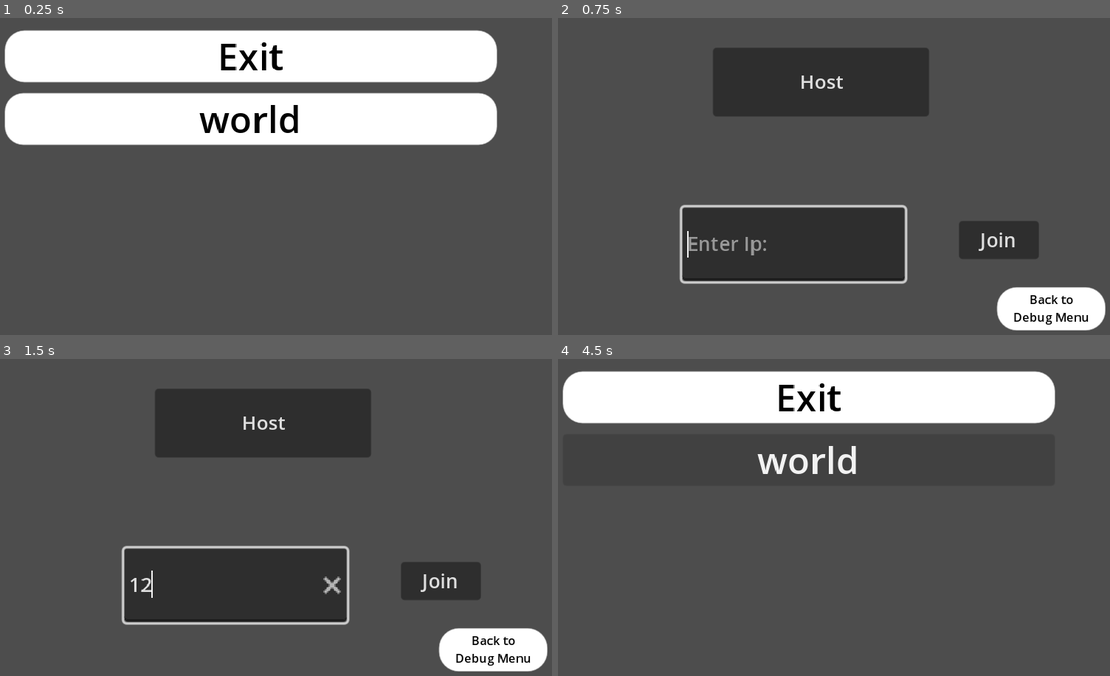
Above: before the commit, frames 1-4 (two rows, left to right).
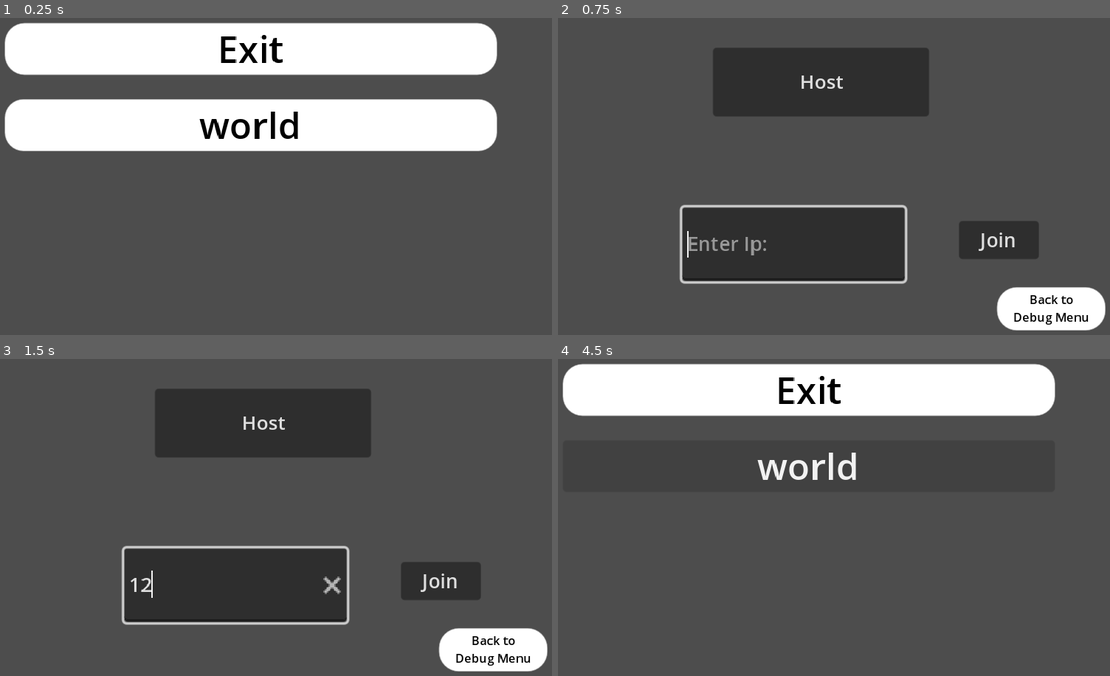
Above: after the commit, the same moments.

Repository: CodingMan275/gunslinger
Game: Godot game, scene res://debug_screen/debug_menu.tscn
Two runs of this game, one before a commit and one after it. Both use one fixed random seed, a clock stepped at 60 frames per second and the inputs below. The engine's default icon, where the game draws it, is replaced by a stand-in: a white triangle on a blue panel in a dark square.
Inputs (mouse positions are in pixels of both pictures, inside the frame that each line leads up to):
- Up to frame 1 (0.25 s): no input
- Up to frame 2 (0.75 s): click "world" at 0.5 s
- Up to frame 3 (1.5 s): click (237, 584) at 1.27 s; type "12" at 1.35 s
- Up to frame 4 (4.5 s): click "Back to Debug Menu" at 2 s; tap Enter at 2.75, 4.25 s; move the mouse to (955, 498) at 2.77 s; hold Right (Move_Right) 2.78-3.53 s; tap Space at 3.5 s; move the mouse to (707, 533) at 3.52 s; hold Down (Move_Down) 3.53-4.28 s; move the mouse to (883, 441) at 4.27 s; hold Right (Move_Right) from 4.28 s (still down)

The runs differ from the first frame. In frame 1, 10% of the frame differs, in the area x 0-91%, y 1-43%; in frame 2, nothing differs; in frame 3, nothing differs; in frame 4, 6.2%.

Commit message:
Debug Menu Button Spacing fixed
Increased separation of the buttons in the debug menu.

Diff:
--- a/debug_screen/debug_menu.tscn
+++ b/debug_screen/debug_menu.tscn
@@ -37,7 +37,7 @@
 offset_bottom = -36.0
 grow_horizontal = 2
 grow_vertical = 2
-theme_override_constants/separation = 9
+theme_override_constants/separation = 20
 
 [node name="ExitButton" type="Button" parent="VBoxContainer"]
 layout_mode = 2
